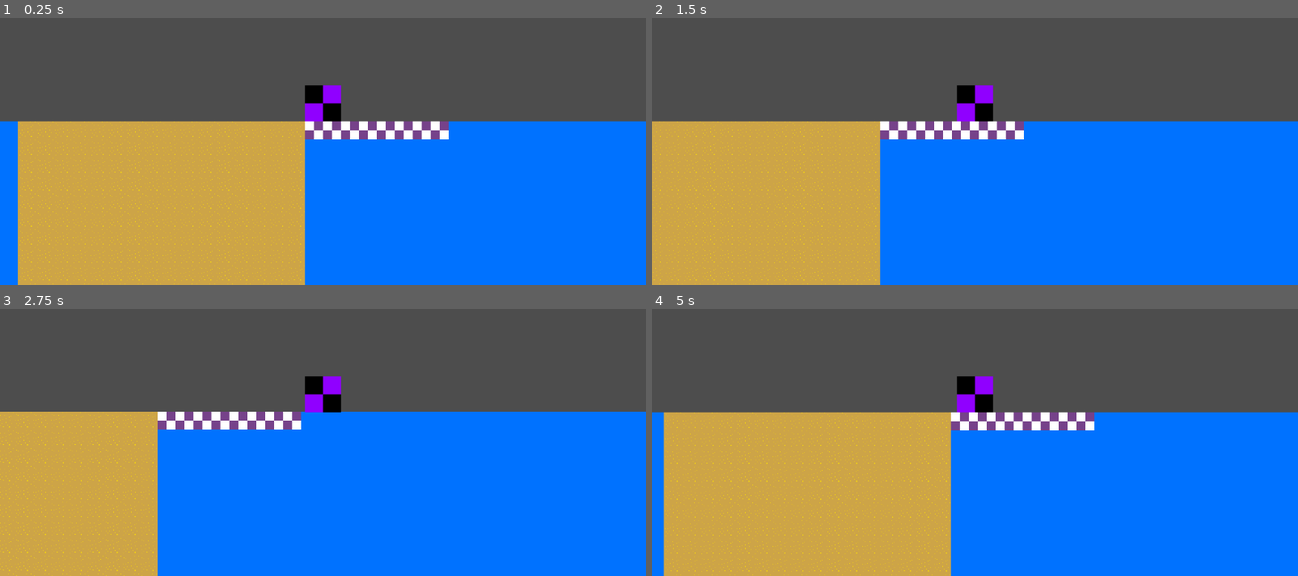
Above: before the commit, frames 1-4 (two rows, left to right).
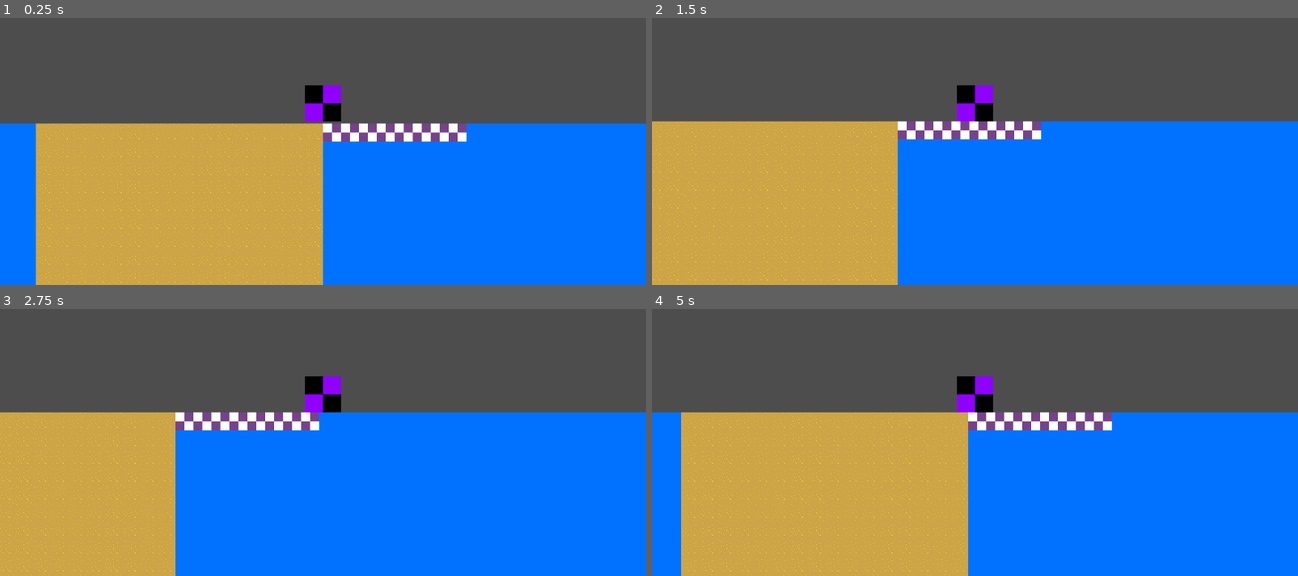
Above: after the commit, the same moments.

Repository: DevMa7e1/gamejam-game
Game: Godot game, scene res://Scenes/scene1.tscn
Same seed, same stepped clock (60 frames per second), same inputs: the game is played once before the commit and once after it.
Inputs:
- Up to frame 1 (0.25 s): no input
- Up to frame 2 (1.5 s): hold Right (ui_right) 0.53-1.28 s; hold Down (ui_down) from 1.28 s (still down)
- Up to frame 3 (2.75 s): tap Enter at 2 s; release Down (ui_down) at 2.03 s; hold Right (ui_right) from 2.03 s (still down)
- Up to frame 4 (5 s): release Right (ui_right) at 2.78 s; hold Up (ui_up) 2.78-3.53 s; hold Left (ui_left) from 3.53 s (still down)

The runs differ from the first frame. In frame 1, 6.3% of the frame differs, in the area x 0-100%, y 38-100%; in frame 2, 2.7%; in frame 3, 2.8%; in frame 4, 4.5%.

Commit message:
Created fish scene

Diff:
--- /dev/null
+++ b/Scenes/fish.tscn
@@ -0,0 +1,18 @@
+[gd_scene format=3 uid="uid://8eu4wsh5qlfp"]
+
+[ext_resource type="Texture2D" uid="uid://moqvtpqu1715" path="res://Sprites/fish.png" id="1_twvwo"]
+
+[sub_resource type="CapsuleShape2D" id="CapsuleShape2D_c4ibo"]
+radius = 8.0
+
+[node name="Node2D" type="Node2D" unique_id=1861621635]
+
+[node name="Sprite2D" type="Sprite2D" parent="." unique_id=1069430865]
+texture = ExtResource("1_twvwo")
+
+[node name="RigidBody2D" type="RigidBody2D" parent="." unique_id=612226357]
+
+[node name="CollisionShape2D" type="CollisionShape2D" parent="RigidBody2D" unique_id=28051326]
+position = Vector2(-3, 1)
+rotation = 1.5707964
+shape = SubResource("CapsuleShape2D_c4ibo")
--- a/Scenes/scene1.tscn
+++ b/Scenes/scene1.tscn
@@ -22,6 +22,7 @@
 texture_region_size = Vector2i(32, 32)
 0:0/0 = 0
 0:0/0/physics_layer_0/polygon_0/points = PackedVector2Array(-16, -16, 16, -16, 16, 16, -16, 16)
+0:0/0/physics_layer_0/polygon_0/one_way = true
 
 [sub_resource type="TileSetAtlasSource" id="TileSetAtlasSource_2nq82"]
 texture = ExtResource("5_2ni1t")
@@ -49,7 +50,7 @@
 texture = ExtResource("1_2xbvg")
 
 [node name="RigidBody2D" type="RigidBody2D" parent="." unique_id=107888402]
-position = Vector2(0, -32)
+position = Vector2(0, -40)
 lock_rotation = true
 script = ExtResource("1_1mf5u")
 
--- a/Scripts/movement.gd
+++ b/Scripts/movement.gd
@@ -5,7 +5,7 @@
 func _integrate_forces(state: PhysicsDirectBodyState2D) -> void:
 	var direction = Vector2.ZERO
 
-	if Input.is_action_pressed("ui_up") && position.y > -32.0:
+	if Input.is_action_pressed("ui_up") && position.y > -30.0:
 		direction.y -= 10
 	if Input.is_action_pressed("ui_down"):
 		direction.y += 10
@@ -19,7 +19,7 @@
 		state.linear_velocity = Vector2.ZERO
 
 func _process(delta: float) -> void:
-	if position.y < -32.0:
+	if position.y < 0:
 		$"../left/CollisionShape2D".disabled = true
 	else:
 		$"../left/CollisionShape2D".disabled = false
Binary file added: Sprites/fish.png
Not shown, added: Sprites/fish.png.import
